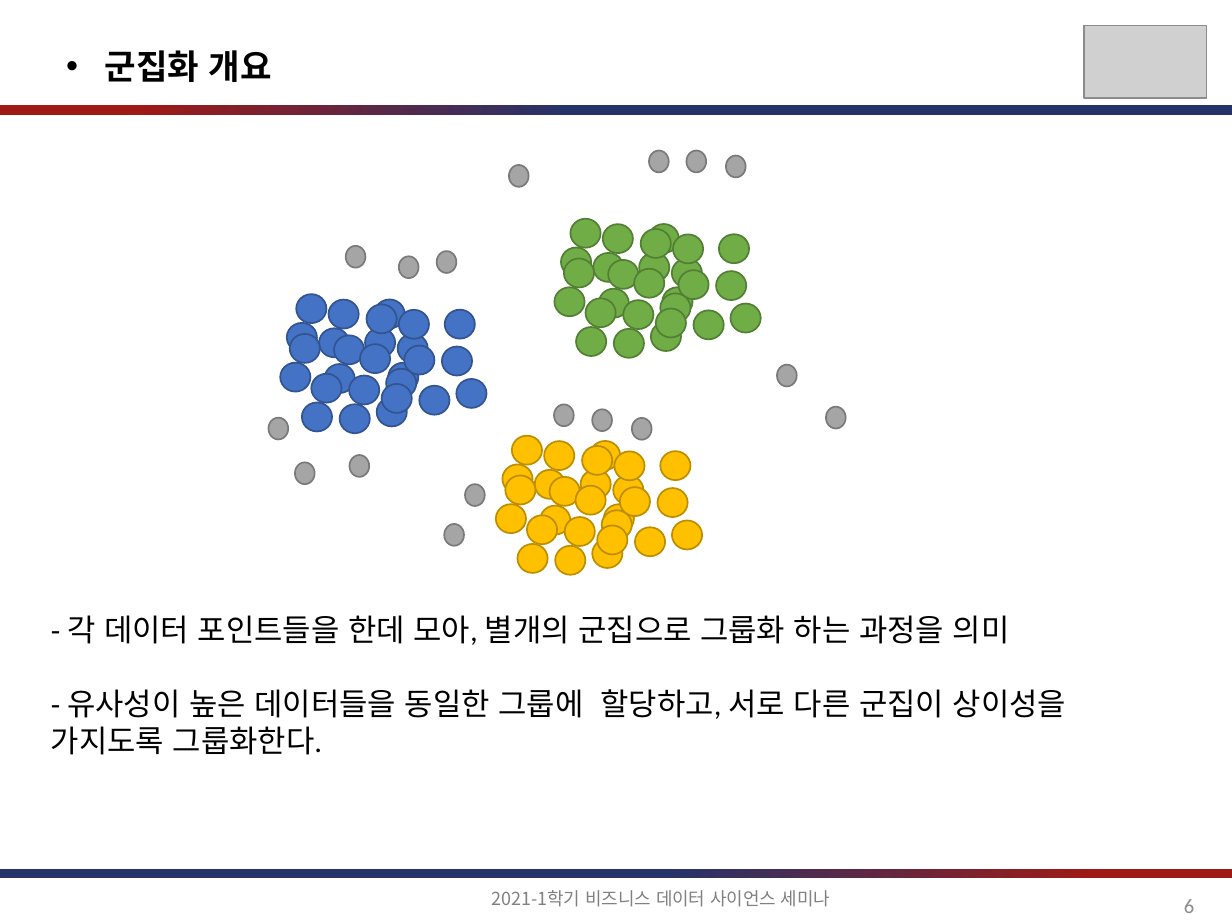
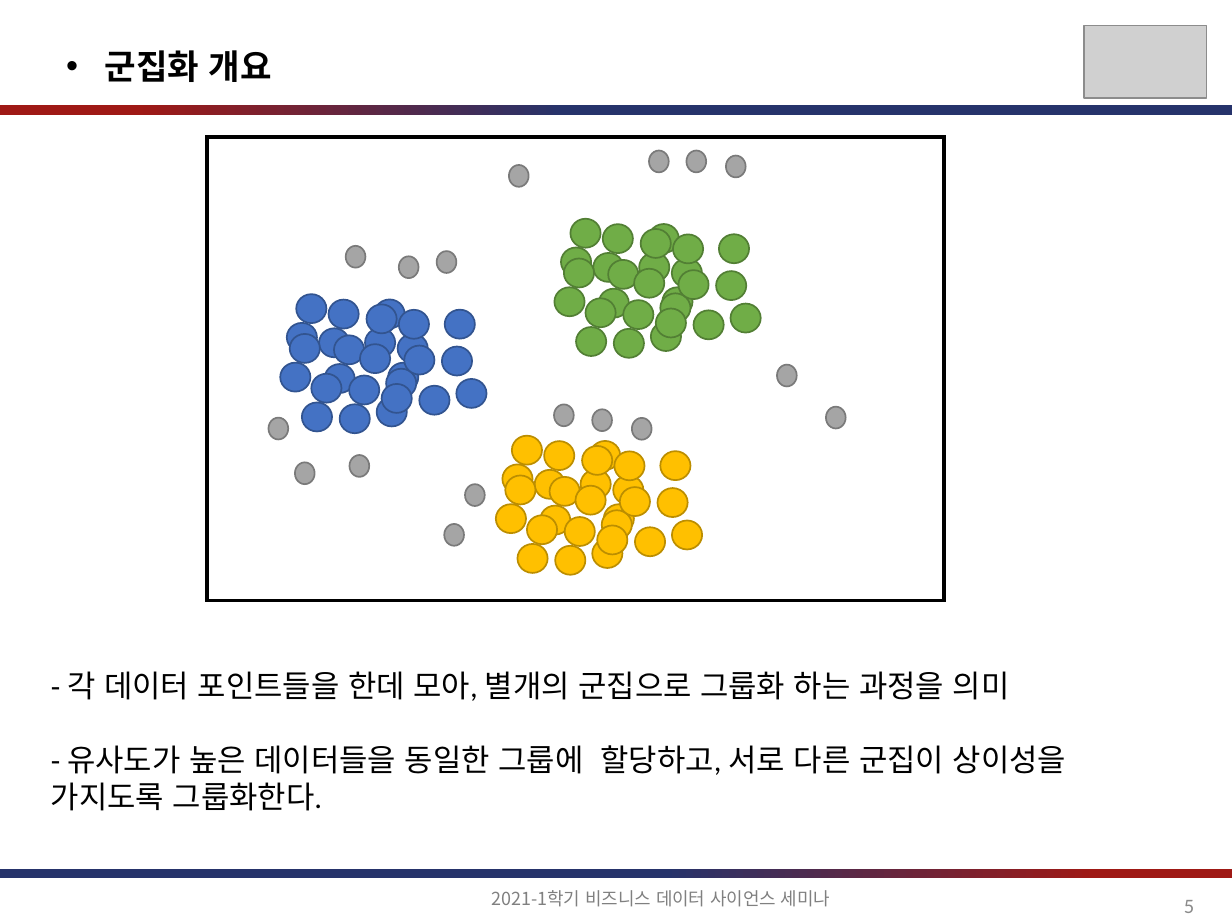
Before and after one commit to jihoahn9303/Seminar_For_Business_DS, a slide deck: slide 5 of document/비즈니스를_위한_데이터과학_6장.pptx (slide 6 before the commit). Drawn at 1232x924 pixels with LibreOffice and Linux fonts; fonts in the diff are those of the drawing; grey boxes stand for pictures. Boxes give left, top, right and bottom in pixels: in the first picture for what was removed or moved away, otherwise in the second. Text is boxed around its words. In the diff, an @@ line names an element or a change of style, - is before the commit and + after.

```diff
--- a/document/비즈니스를_위한_데이터과학_6장.pptx
+++ b/document/비즈니스를_위한_데이터과학_6장.pptx
@@ rectangle added at [207, 137, 944, 600], outline #000000 2.25 pt @@
@@ text "- 각 데이터 포인트들을 한데 ...": place and size @@
-text "- 각 데이터 포인트들을 한데 ..." at [51, 615, 1066, 755]
+text "- 각 데이터 포인트들을 한데 ..." at [51, 671, 1066, 811]
@@ text at [51, 745, 1066, 811]: text changed @@
-- 유사성이 높은 데이터들을 동일한 그룹에 할당하고, 서로 다른 군집이 상이성을 가지도록 그룹화한다.
+- 유사도가 높은 데이터들을 동일한 그룹에 할당하고, 서로 다른 군집이 상이성을 가지도록 그룹화한다.
@@ page number at [1184, 900, 1194, 913]: text changed @@
-6
+5
```
Also in this commit, not shown: 20 other slides changed, 4 slides added, 1 slide removed.
